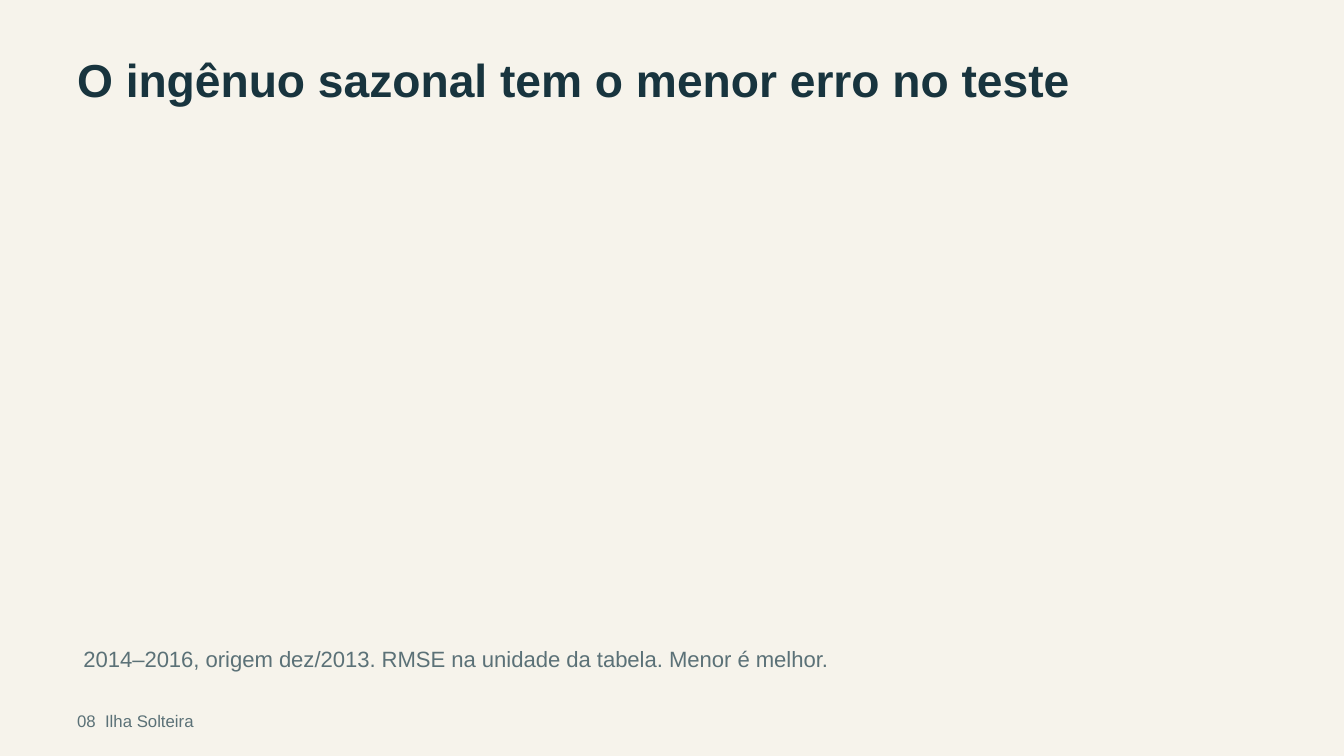
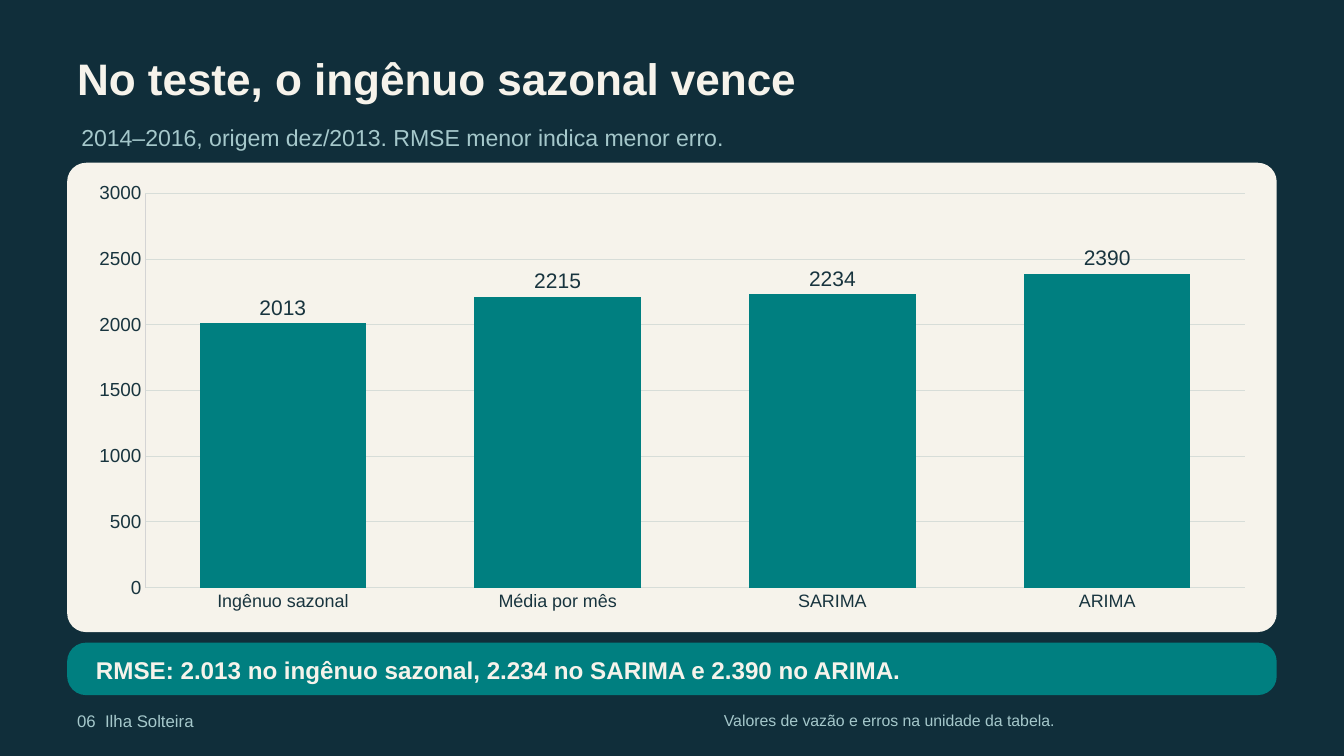
Before and after one commit to letfontenelle/modelagem-analitica, a slide deck: slide 6 of output/apresentacao_ilha_solteira.pptx (slide 8 before the commit). Drawn at 1344x756 pixels with LibreOffice and Linux fonts; fonts in the diff are those of the drawing. Boxes give left, top, right and bottom in pixels: in the first picture for what was removed or moved away, otherwise in the second. Text is boxed around its words. In the diff, an @@ line names an element or a change of style, - is before the commit and + after.

```diff
--- a/output/apresentacao_ilha_solteira.pptx
+++ b/output/apresentacao_ilha_solteira.pptx
@@ background #F6F3EB to #102E3A @@
@@ text at (77,62,796,103): text changed; size 33 to 31.5 pt; text colour #18343E to #F6F3EB @@
-O ingênuo sazonal tem o menor erro no teste
+No teste, o ingênuo sazonal vence
@@ text at (81,129,723,151): text changed; size 15.8 to 16.5 pt; text colour #5B7177 to #A5C8CB @@
-2014–2016, origem dez/2013. RMSE na unidade da tabela. Menor é melhor.
+2014–2016, origem dez/2013. RMSE menor indica menor erro.
@@ rounded rectangle added at (68,162,1277,632), fill #F6F3EB @@
@@ column chart added at (76,174,1268,621) @@
+categories: Ingênuo sazonal, Média por mês, SARIMA, ARIMA
+Series 1: 2013, 2215, 2234, 2390
@@ rounded rectangle added at (68,643,1277,696), fill #007F80 @@
@@ text added at (96,661,900,684), 17.2 pt, text #F6F3EB, bold @@
+RMSE: 2.013 no ingênuo sazonal, 2.234 no SARIMA e 2.390 no ARIMA.
@@ text at (77,715,194,727): text changed; text colour #5B7177 to #A5C8CB @@
-08 Ilha Solteira
+06 Ilha Solteira
@@ text added at (724,714,1054,726), 11.2 pt, text #A5C8CB @@
+Valores de vazão e erros na unidade da tabela.
```
Also in this commit, not shown: 6 other slides changed, 4 slides added, 7 slides removed, 6 other files.
